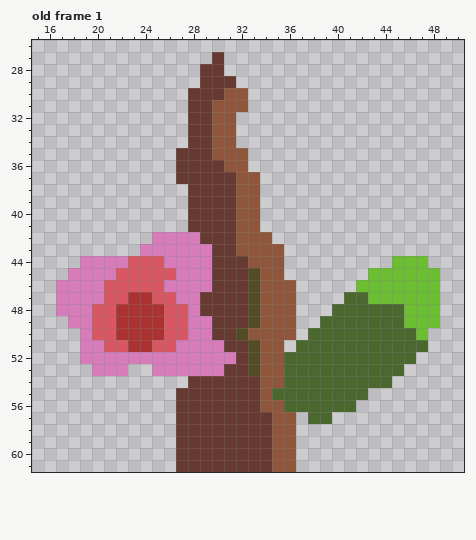
Pixel-art file: assets/branch.aseprite. This is how it looked before the edit.
62x62 pixels, 1 frame. Shown: old frame 1: x 15..50, y 26..61. The commit also changed other frames, which this record leaves out.
Now the later version:
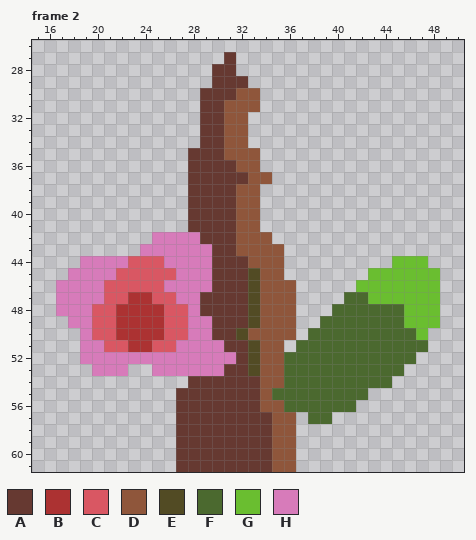
Palette (. is transparent): A #663931  B #ac3232  C #d95763  D #8f563b  E #524b24  F #4b692f  G #6abe30  H #d77bba
A new or re-ordered frame is compared with the old frame closest to it.
What changed:
frames 1 -> 4
Frame 2 is new; against old frame 1:
Colour A is added in rows 27 to 28 at x 31; in row 29 at x 32.
Colour A replaces colour D in row 30 at x 31; in rows 31 to 35 at x 30; in row 36 at x 31; in row 37 at x 32.
Colour D is added in rows 30 to 31 at x 33; in rows 32 to 34 at x 32; in rows 35 to 36 at x 33; in row 37 at x 34.
Colour A is gone in row 27 at x 30; in rows 28 to 29 at x 29; in rows 30 to 34 at x 28; in rows 35 to 37 at x 27.
Changed places in both pictures, as pixel boxes (x1, y1, x2, y2):
changed: (176, 52, 272, 184)
